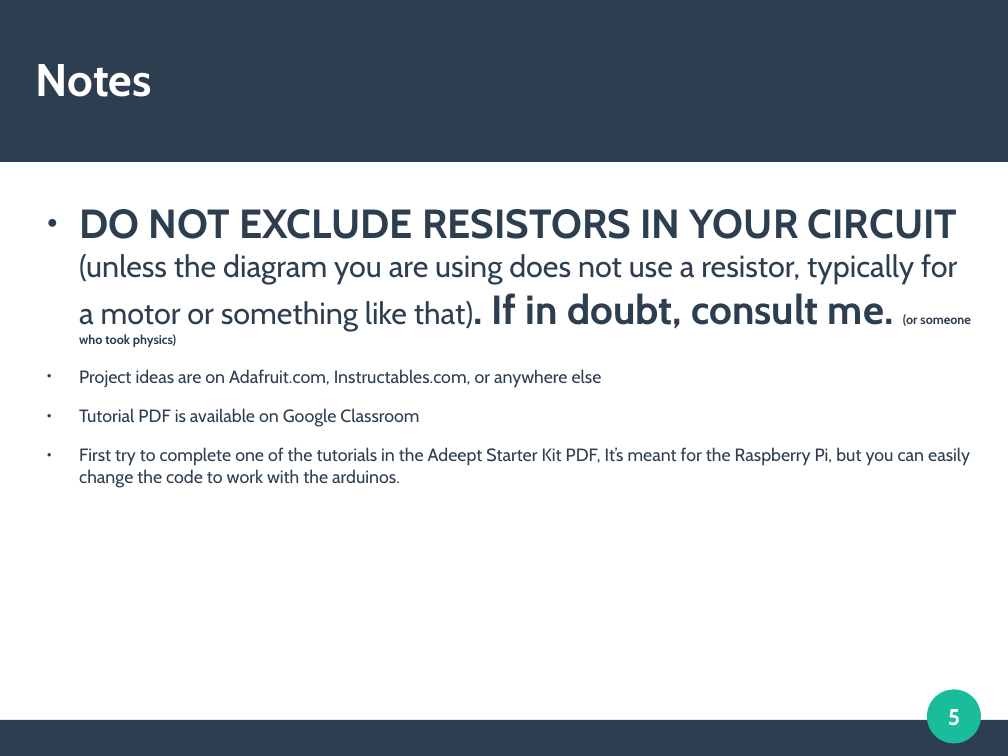
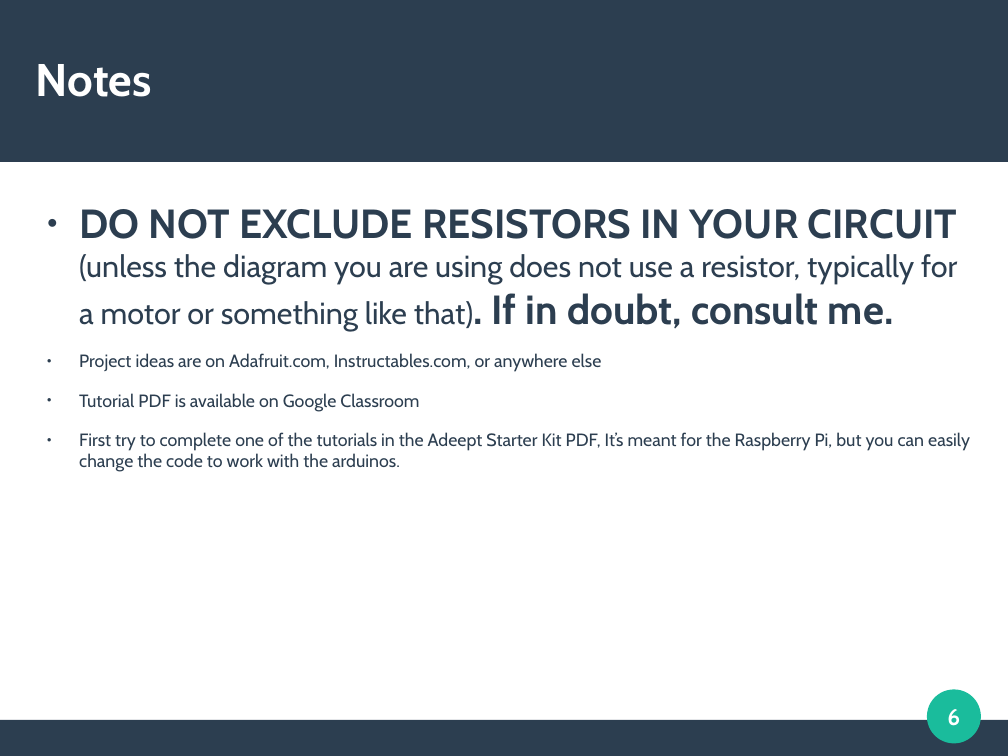
Before and after one commit to DuongTyler/CppCrashCourse, a slide deck: slide 6 of CPP.odp (slide 5 before the commit). Drawn at 1008x756 pixels with LibreOffice and Linux fonts; fonts in the diff are those of the drawing. Boxes give left, top, right and bottom in pixels: in the first picture for what was removed or moved away, otherwise in the second. Text is boxed around its words. In the diff, an @@ line names an element or a change of style, - is before the commit and + after.

```diff
--- a/CPP.odp
+++ b/CPP.odp
@@ text at (79, 209, 958, 331): text changed @@
-● DO NOT EXCLUDE RESISTORS IN YOUR CIRCUIT (unless the diagram you are using does not use a resistor, typically for a motor or something like that). If in doubt, consult me. (or someone who took physics)
+● DO NOT EXCLUDE RESISTORS IN YOUR CIRCUIT (unless the diagram you are using does not use a resistor, typically for a motor or something like that). If in doubt, consult me.
@@ page number at (947, 709, 960, 726): text changed @@
-5
+6
```
Also in this commit, not shown: 2 other slides changed, 1 slide added.
